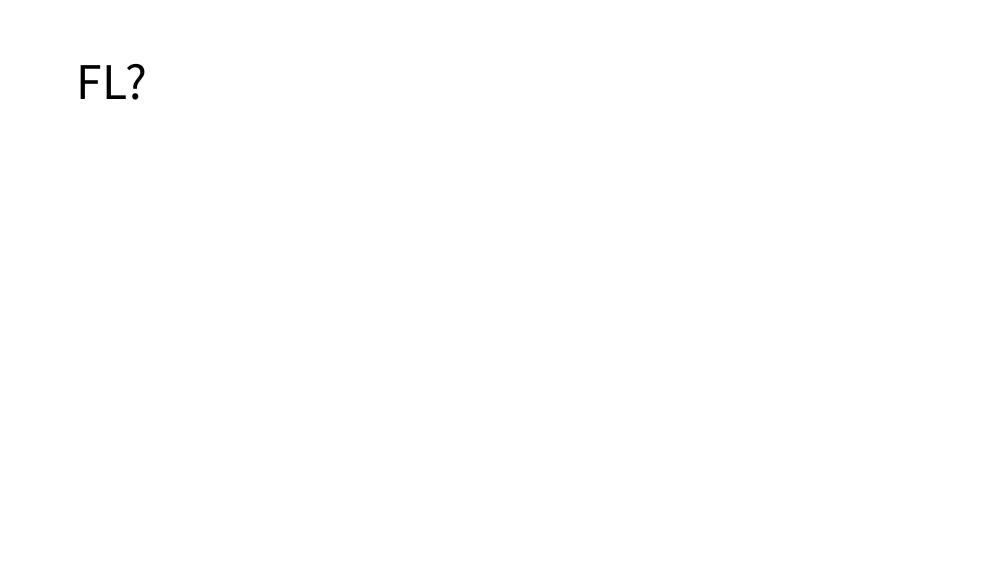
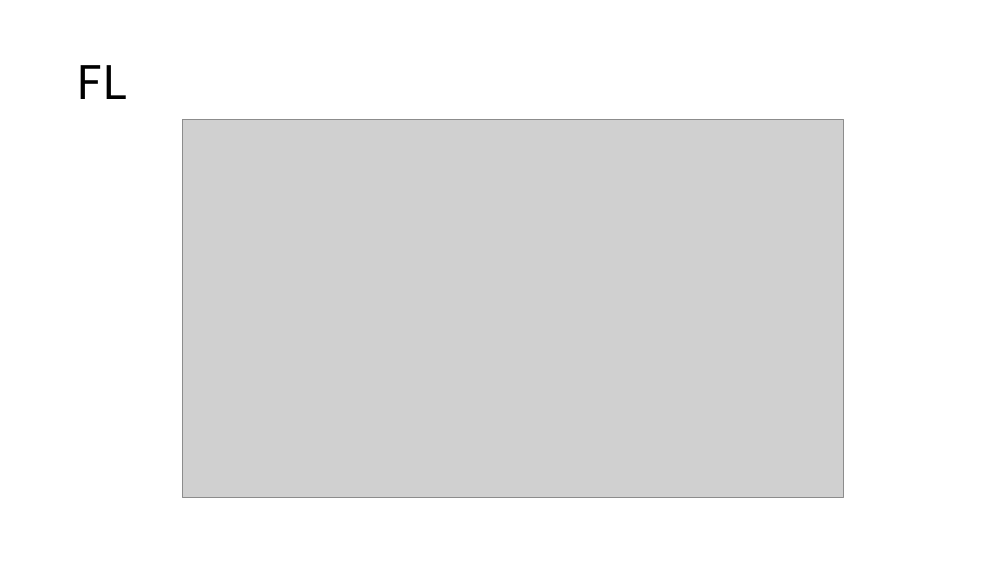
Before and after one commit to topaz11100/icon_semina, a slide deck: slide 2 of 0311/세미나발표.pptx. Drawn at 1008x567 pixels with LibreOffice and Linux fonts; fonts in the diff are those of the drawing; grey boxes stand for pictures. Boxes give left, top, right and bottom in pixels: in the first picture for what was removed or moved away, otherwise in the second. Text is boxed around its words. In the diff, an @@ line names an element or a change of style, - is before the commit and + after.

```diff
--- a/0311/세미나발표.pptx
+++ b/0311/세미나발표.pptx
@@ title at box(77, 65, 128, 99): text changed @@
-FL?
+FL
@@ picture added at box(183, 119, 844, 498) @@
```
Also in this commit, not shown: 7 other slides changed, 9 slides added, 3 slides removed.
